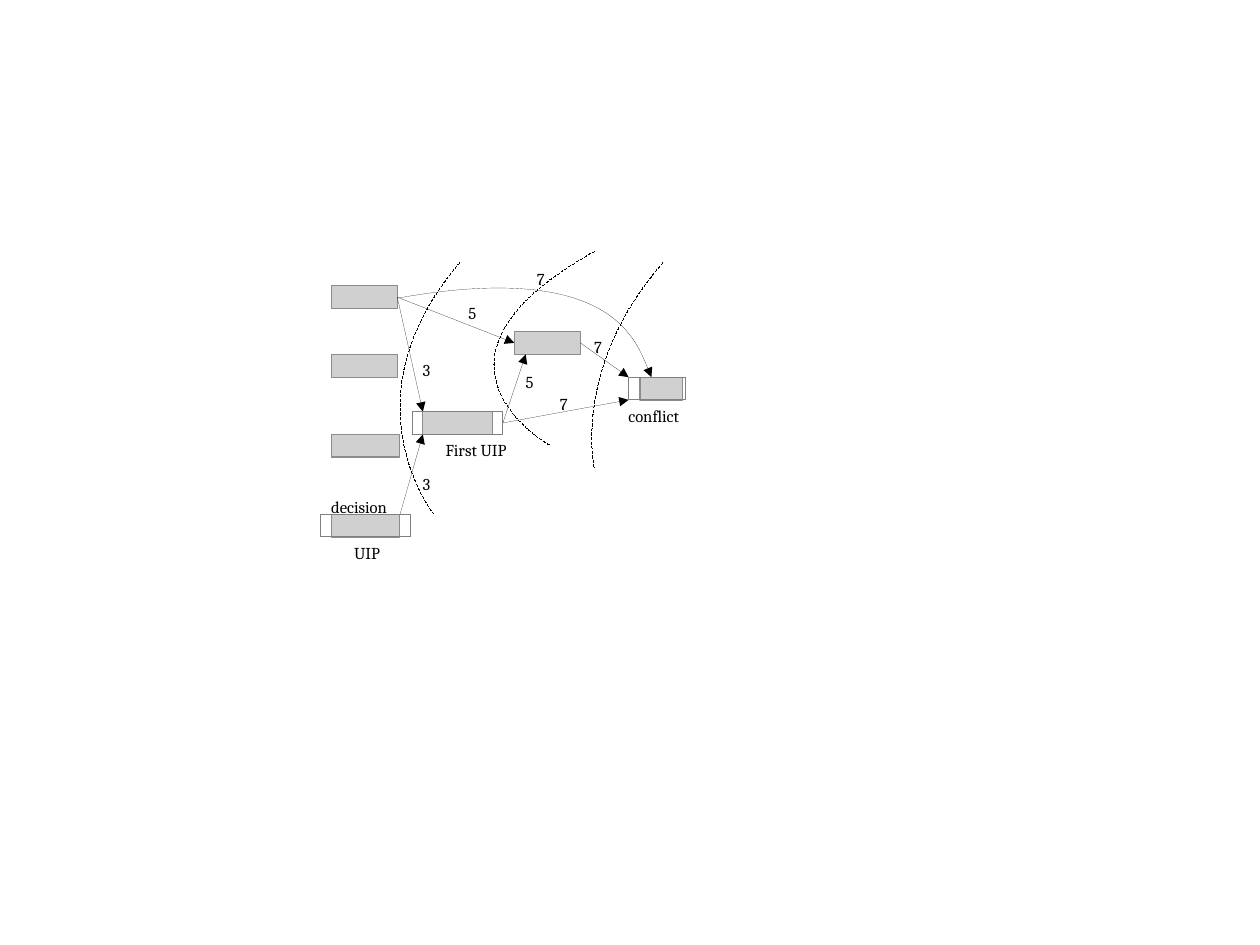
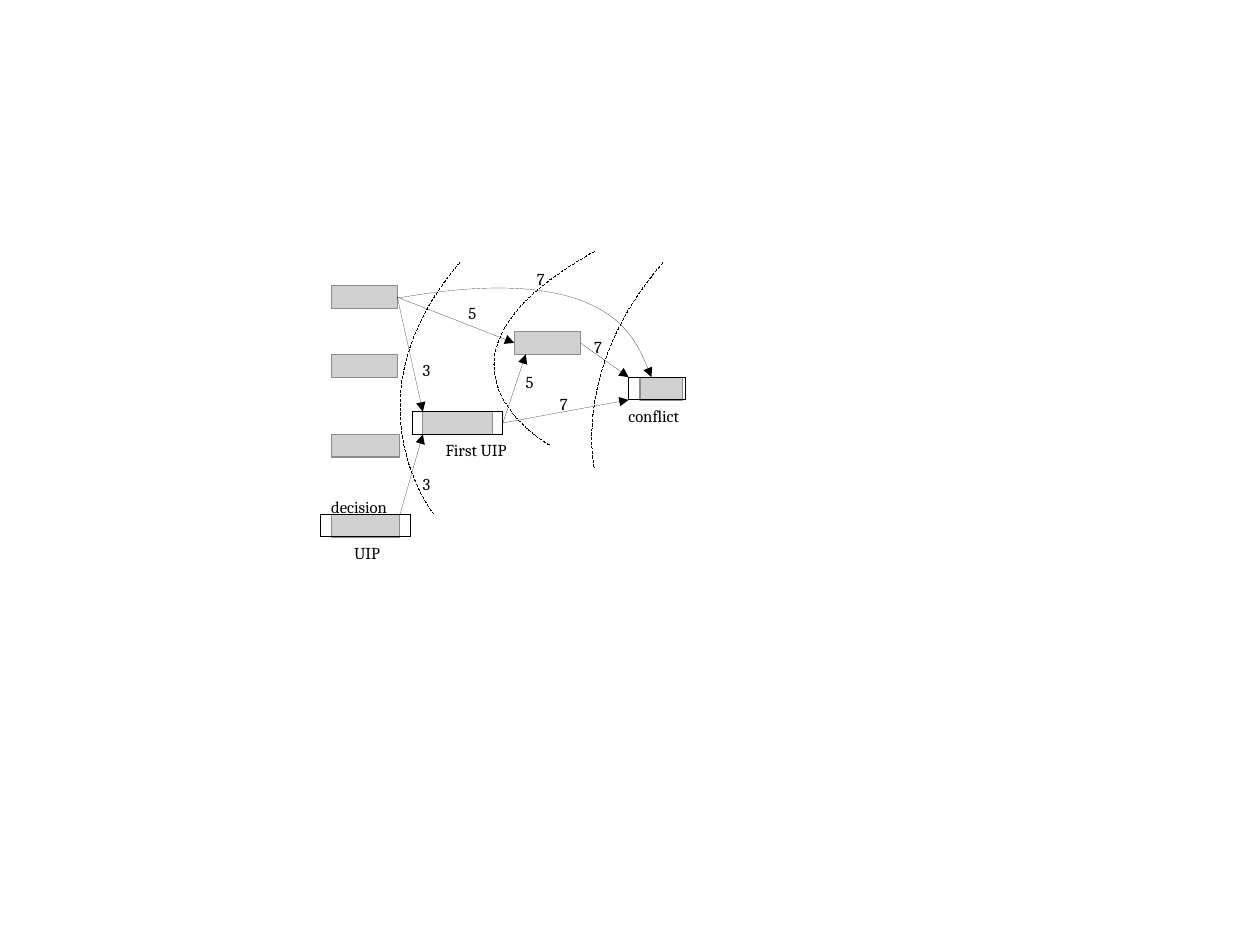
Before and after one commit to jolate/mt, a slide deck: slide 1 of diiccstyle/UIP.odp. Drawn at 1260x945 pixels with LibreOffice and Linux fonts; fonts in the diff are those of the drawing; grey boxes stand for pictures. Boxes give left, top, right and bottom in pixels: in the first picture for what was removed or moved away, otherwise in the second. Text is boxed around its words. In the diff, an @@ line names an element or a change of style, - is before the commit and + after.

```diff
--- a/diiccstyle/UIP.odp
+++ b/diiccstyle/UIP.odp
@@ outline #808080 0 pt to #000000 0 pt in 3 elements at [413,412,503,434], [629,377,686,400], [320,515,410,537] @@
```
Also in this commit, not shown: 16 other files.
